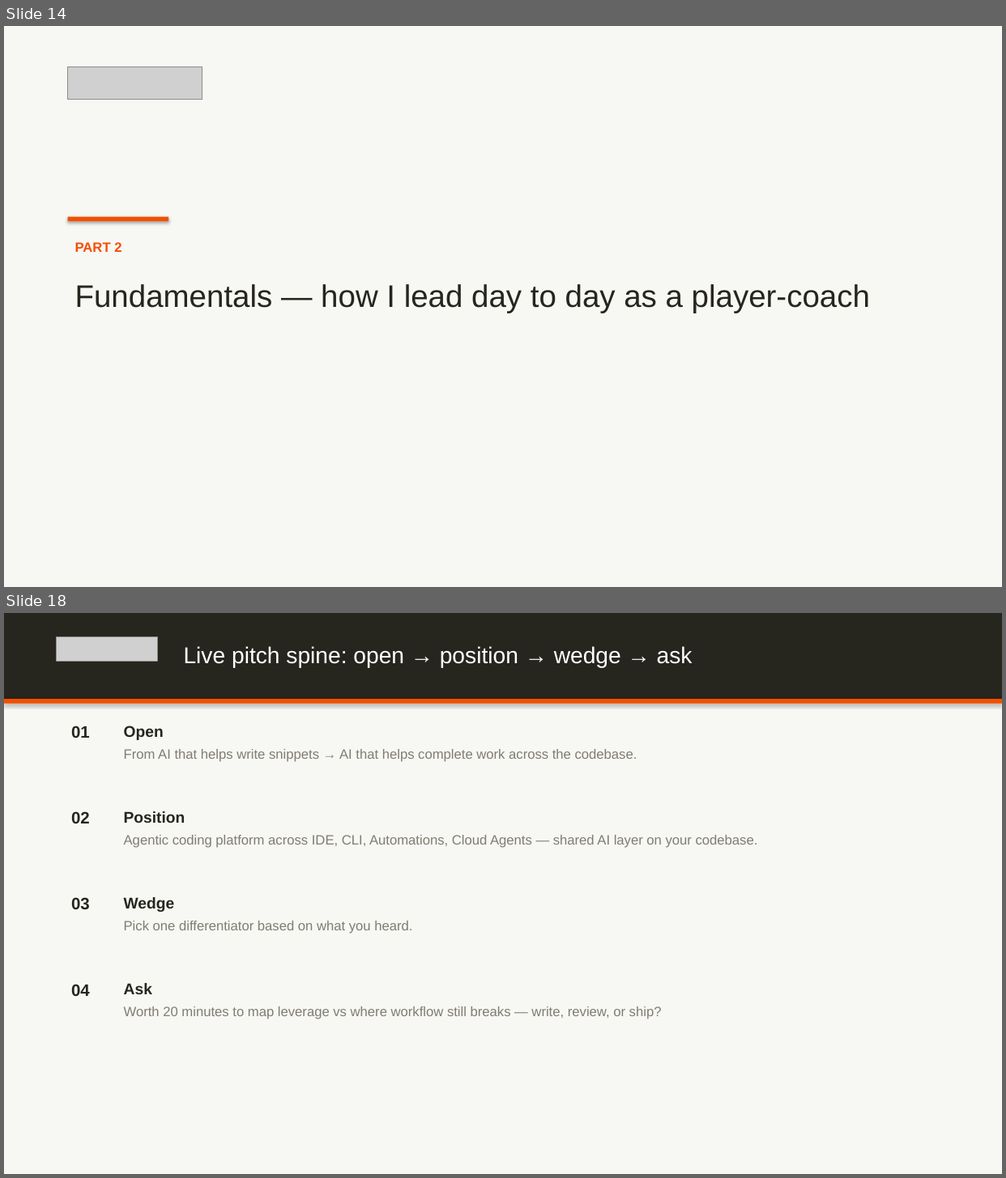
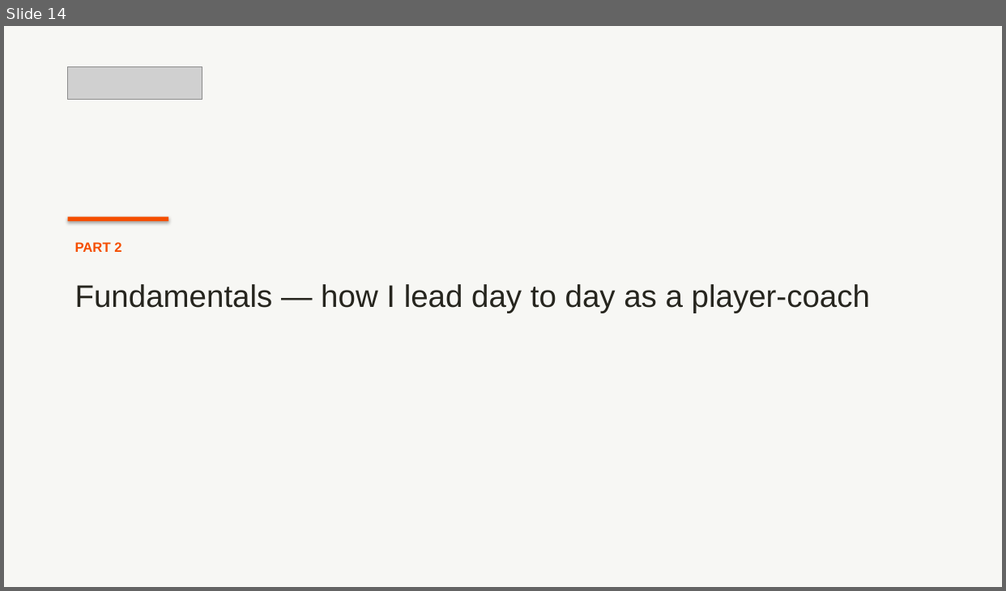
Before and after one commit to dempseli01-stack/lindsey, a slide deck: Lindsey_Presentation.pptx. Shown one above the other, each under a label of ours: slides 14 and 18 before the commit, slide 14 after it; the slides between them are not shown. The pictures are 1006x1178 and 1006x591 pixels, drawn with LibreOffice and Linux fonts; fonts in the diff are those of the drawing; grey boxes stand for pictures. Boxes give left, top, right and bottom in pixels: in the first picture for what was removed or moved away, otherwise in the second. Text is boxed around its words. In the diff, an @@ line names an element or a change of style, - is before the commit and + after.

```diff
--- a/Lindsey_Presentation.pptx
+++ b/Lindsey_Presentation.pptx
@@ slide 18 removed at (x1=4, y1=613, x2=1002, y2=1174), background #FFFFFF @@
@@ rectangle removed at (x1=4, y1=613, x2=1002, y2=1174) @@
@@ rectangle removed at (x1=4, y1=613, x2=1002, y2=699) @@
@@ picture removed at (x1=57, y1=637, x2=157, y2=661) @@
@@ text removed at (x1=184, y1=646, x2=692, y2=668) @@
-Live pitch spine: open → position → wedge → ask
@@ rectangle removed at (x1=4, y1=699, x2=1002, y2=704) @@
@@ text removed at (x1=71, y1=726, x2=90, y2=738) @@
-01
@@ text removed at (x1=124, y1=726, x2=164, y2=740) @@
-Open
@@ text removed at (x1=124, y1=749, x2=637, y2=762) @@
-From AI that helps write snippets → AI that helps complete work across the codebase.
@@ text removed at (x1=71, y1=811, x2=90, y2=824) @@
-02
@@ text removed at (x1=124, y1=811, x2=185, y2=823) @@
-Position
@@ text removed at (x1=124, y1=835, x2=758, y2=848) @@
-Agentic coding platform across IDE, CLI, Automations, Cloud Agents — shared AI layer on your codebase.
@@ text removed at (x1=71, y1=897, x2=90, y2=910) @@
-03
@@ text removed at (x1=124, y1=897, x2=175, y2=912) @@
-Wedge
@@ text removed at (x1=124, y1=921, x2=412, y2=934) @@
-Pick one differentiator based on what you heard.
@@ text removed at (x1=71, y1=984, x2=90, y2=996) @@
-04
@@ text removed at (x1=124, y1=983, x2=152, y2=995) @@
-Ask
@@ text removed at (x1=124, y1=1007, x2=662, y2=1020) @@
-Worth 20 minutes to map leverage vs where workflow still breaks — write, review, or ship?
```
Also in this commit, not shown: 4 slides changed, 6 slides added, 4 other slides removed, 2 other files.
